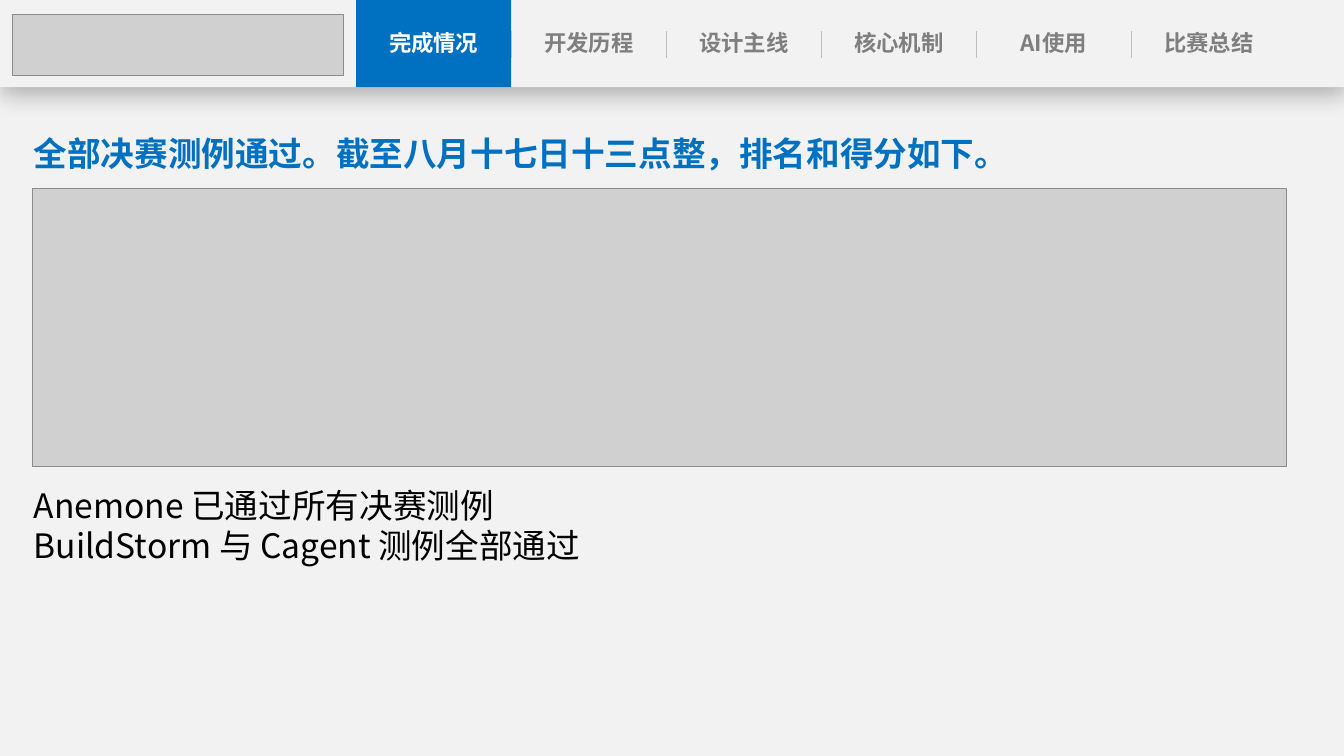
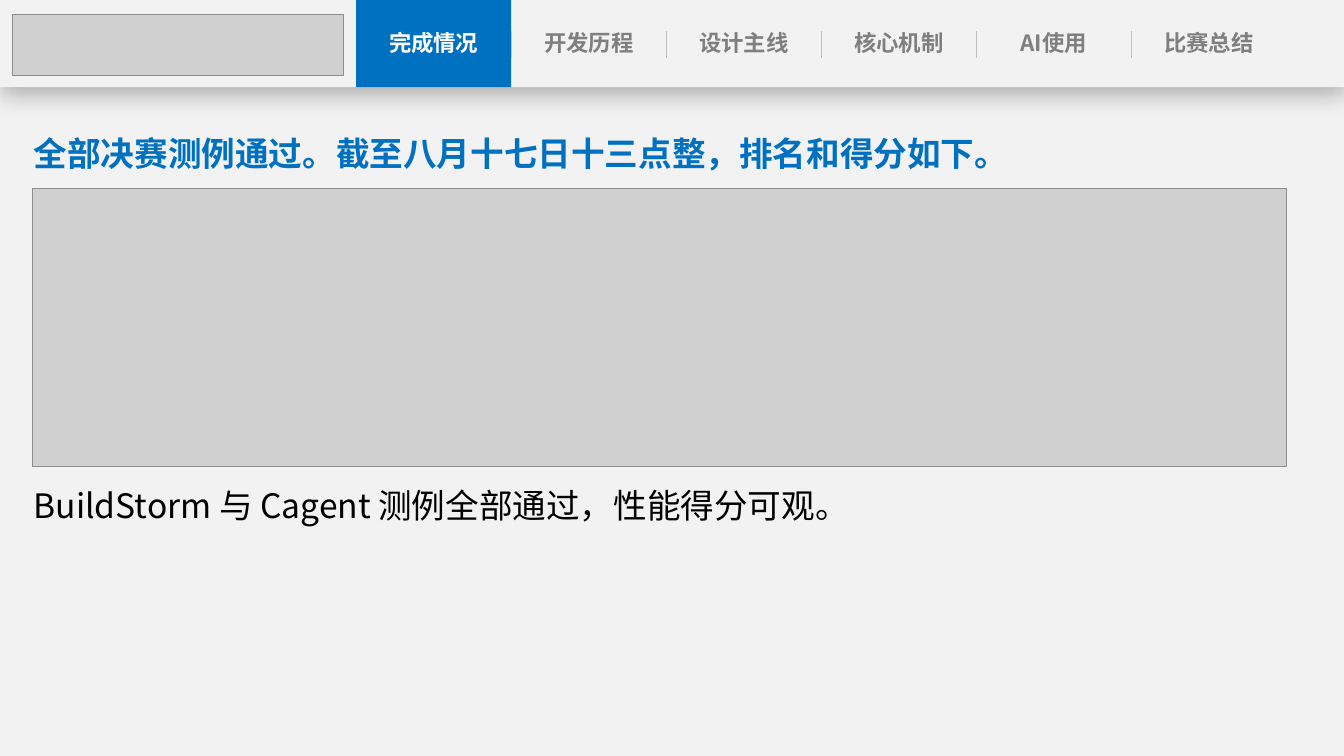
Before and after one commit to anemone-os/anemone, a slide deck: slide 2 of report/ppt/Anemone决赛演示文稿.pptx. Drawn at 1344x756 pixels with LibreOffice and Linux fonts; fonts in the diff are those of the drawing; grey boxes stand for pictures. Boxes give left, top, right and bottom in pixels: in the first picture for what was removed or moved away, otherwise in the second. Text is boxed around its words. In the diff, an @@ line names an element or a change of style, - is before the commit and + after.

```diff
--- a/report/ppt/Anemone决赛演示文稿.pptx
+++ b/report/ppt/Anemone决赛演示文稿.pptx
@@ text at (34, 489, 848, 527): text changed @@
-Anemone 已通过所有决赛测例
-BuildStorm 与 Cagent 测例全部通过
+BuildStorm 与 Cagent 测例全部通过，性能得分可观。
```
Also in this commit, not shown: 16 other slides changed, 1 slide added, 2 other files.
